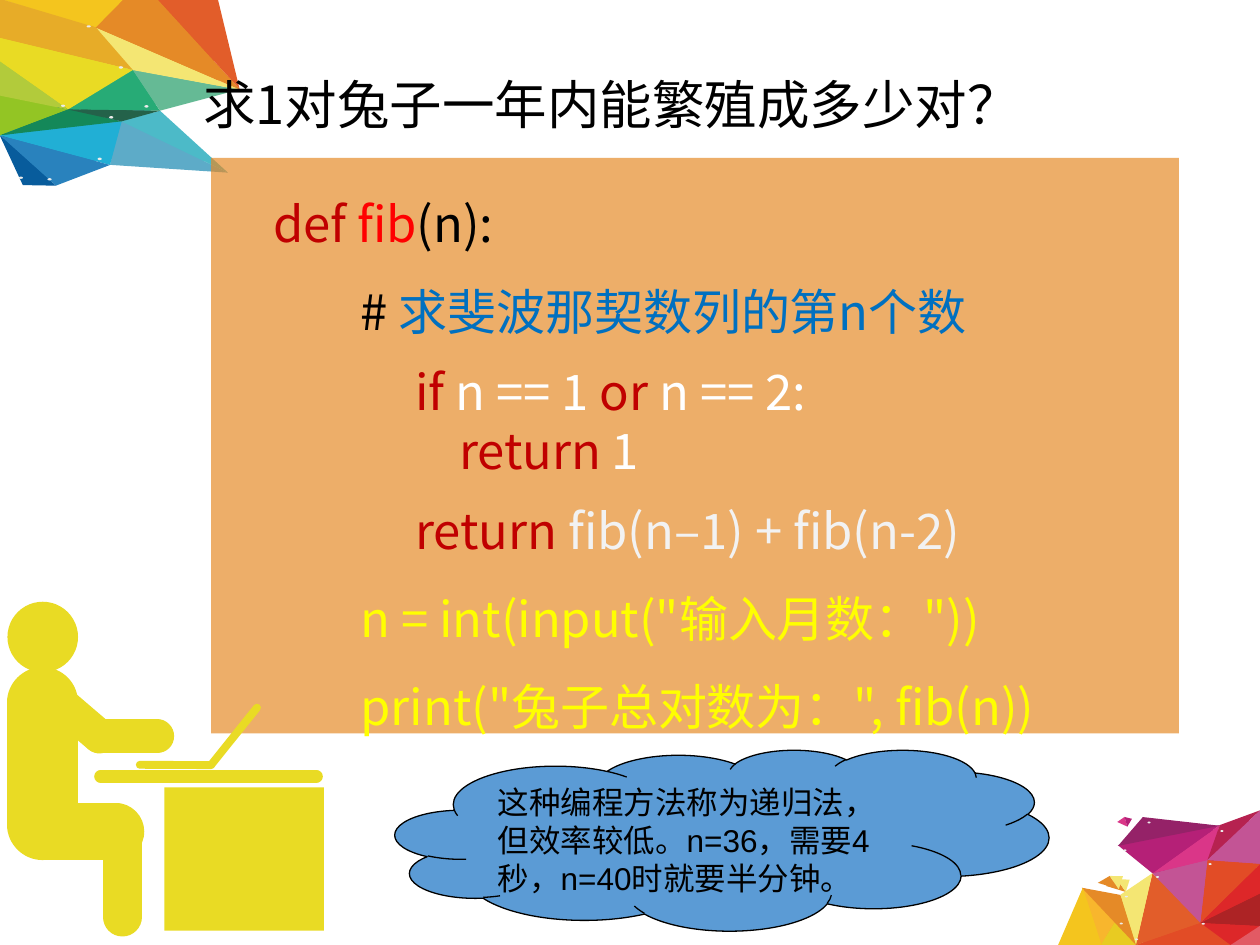
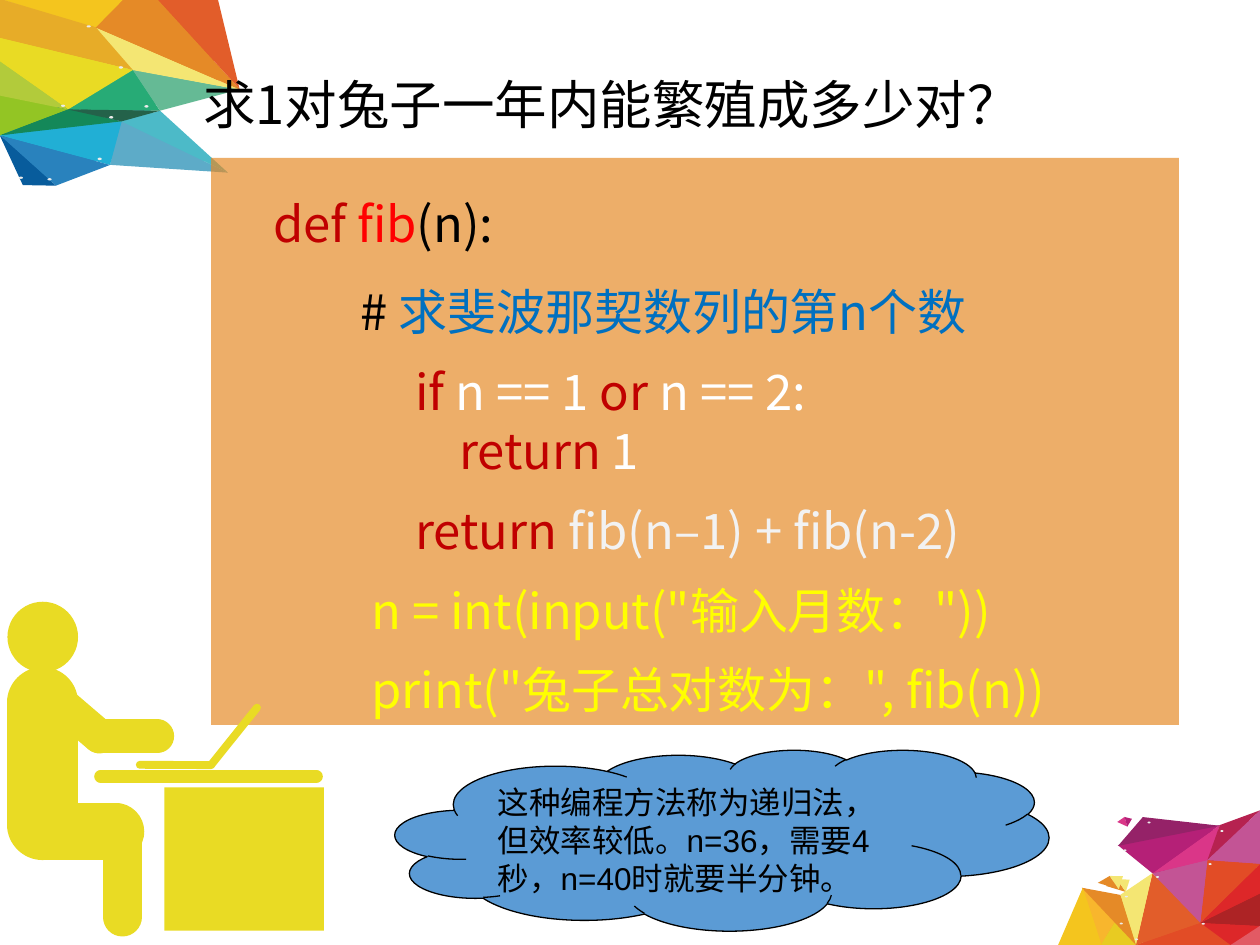
Before and after one commit to hongm32/2020design, a slide deck: slide 11 of 【第07-08课】可以复用的代码/【第07课】2.4可以复用的代码.pptx. Drawn at 1260x945 pixels with LibreOffice and Linux fonts; fonts in the diff are those of the drawing. Boxes give left, top, right and bottom in pixels: in the first picture for what was removed or moved away, otherwise in the second. Text is boxed around its words. In the diff, an @@ line names an element or a change of style, - is before the commit and + after.

```diff
--- a/【第07-08课】可以复用的代码/【第07课】2.4可以复用的代码.pptx
+++ b/【第07-08课】可以复用的代码/【第07课】2.4可以复用的代码.pptx
@@ rectangle "def fib(n):" resized from (x1=212, y1=158, x2=1179, y2=733) to (x1=212, y1=158, x2=1179, y2=724) @@
@@ text in rectangle at (x1=371, y1=588, x2=1045, y2=719): list level 3 to 1 in "n = int(input("输入月数："))"; line spacing 1.5 to 1; list level 3 to 1 in "print("兔子总对数为：", fib(n))" @@
```
Also in this commit, not shown: 1 other slide changed, 20 other files.
